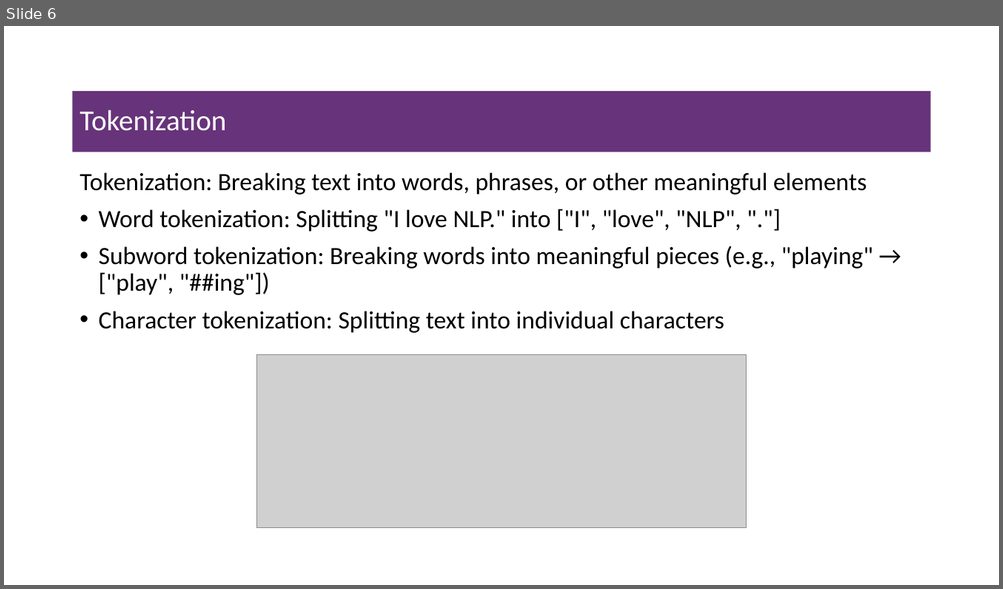
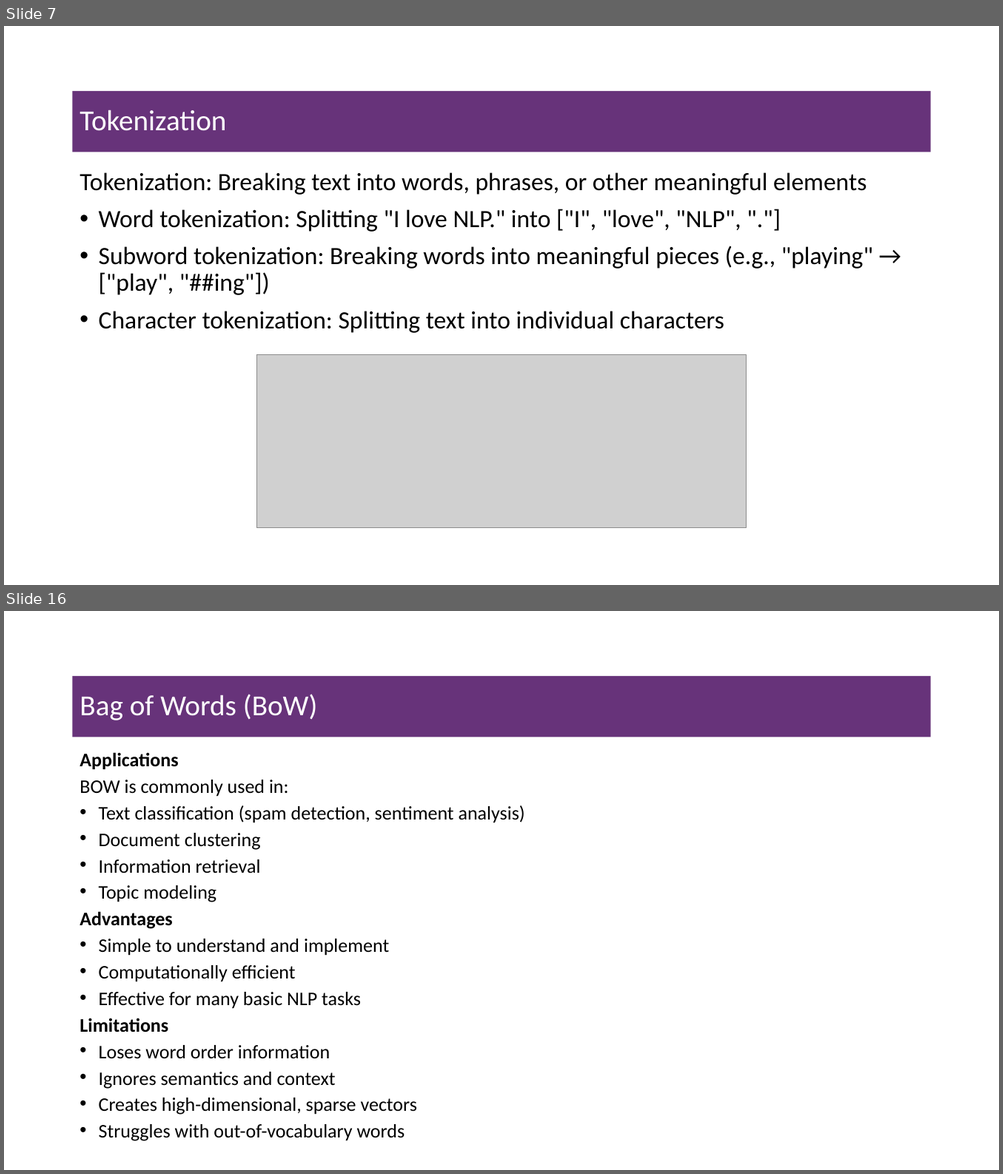
Before and after one commit to msfasha/307307-BI-Methods, a slide deck: 20242-NLP-LLM/lecture notes/Part 1 - Introduction to NLP/1-introduction to NLP.pptx. Shown one above the other, each under a label of ours: slide 6 before the commit, slides 7 and 16 after it; the slides between them are not shown. The pictures are 1003x589 and 1003x1174 pixels, drawn with LibreOffice and Linux fonts; fonts in the diff are those of the drawing; grey boxes stand for pictures; background and template pictures are left out. Boxes give left, top, right and bottom in pixels: in the first picture for what was removed or moved away, otherwise in the second. Text is boxed around its words. In the diff, an @@ line names an element or a change of style, - is before the commit and + after.

```diff
--- a/20242-NLP-LLM/lecture notes/Part 1 - Introduction to NLP/1-introduction to NLP.pptx
+++ b/20242-NLP-LLM/lecture notes/Part 1 - Introduction to NLP/1-introduction to NLP.pptx
@@ slide 16 added at (x1=4, y1=611, x2=999, y2=1170), background #FFFFFF @@
@@ title added at (x1=73, y1=676, x2=930, y2=737), fill #67337A, 28 pt, text #FFFFFF @@
+Bag of Words (BoW)
@@ text added at (x1=79, y1=752, x2=525, y2=1142), 18.6 pt, text #000000 @@
+Applications
+BOW is commonly used in:
+• Text classification (spam detection, sentiment analysis)
+• Document clustering
+• Information retrieval
+• Topic modeling
+Advantages
+• Simple to understand and implement
+• Computationally efficient
+• Effective for many basic NLP tasks
+Limitations
+• Loses word order information
+• Ignores semantics and context
+• Creates high-dimensional, sparse vectors
+• Struggles with out-of-vocabulary words
@@ what was slide 6 is now slide 7 @@
```
Also in this commit, not shown: 1 slide changed, 22 other slides added, 7 other files.
